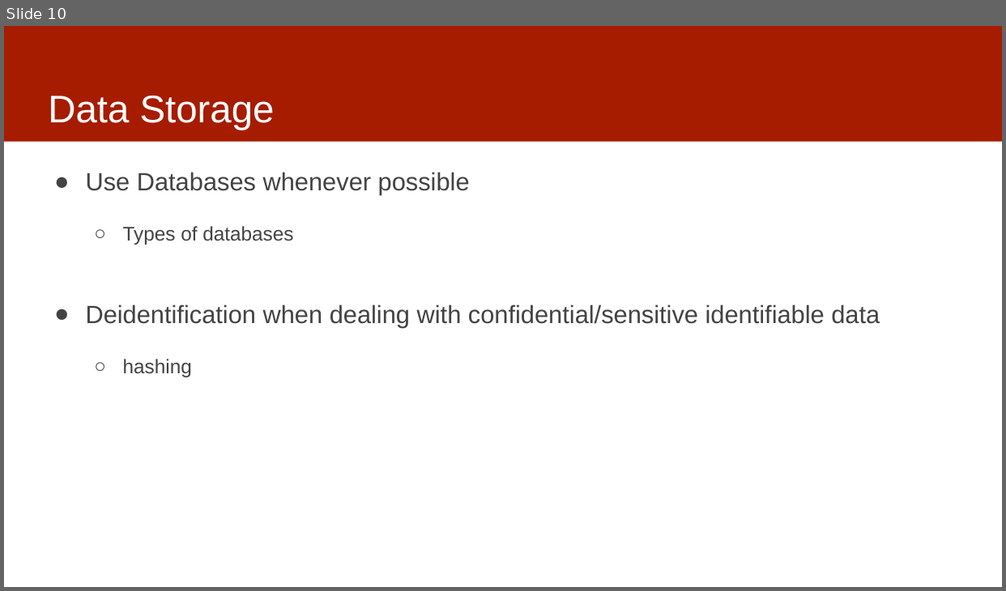
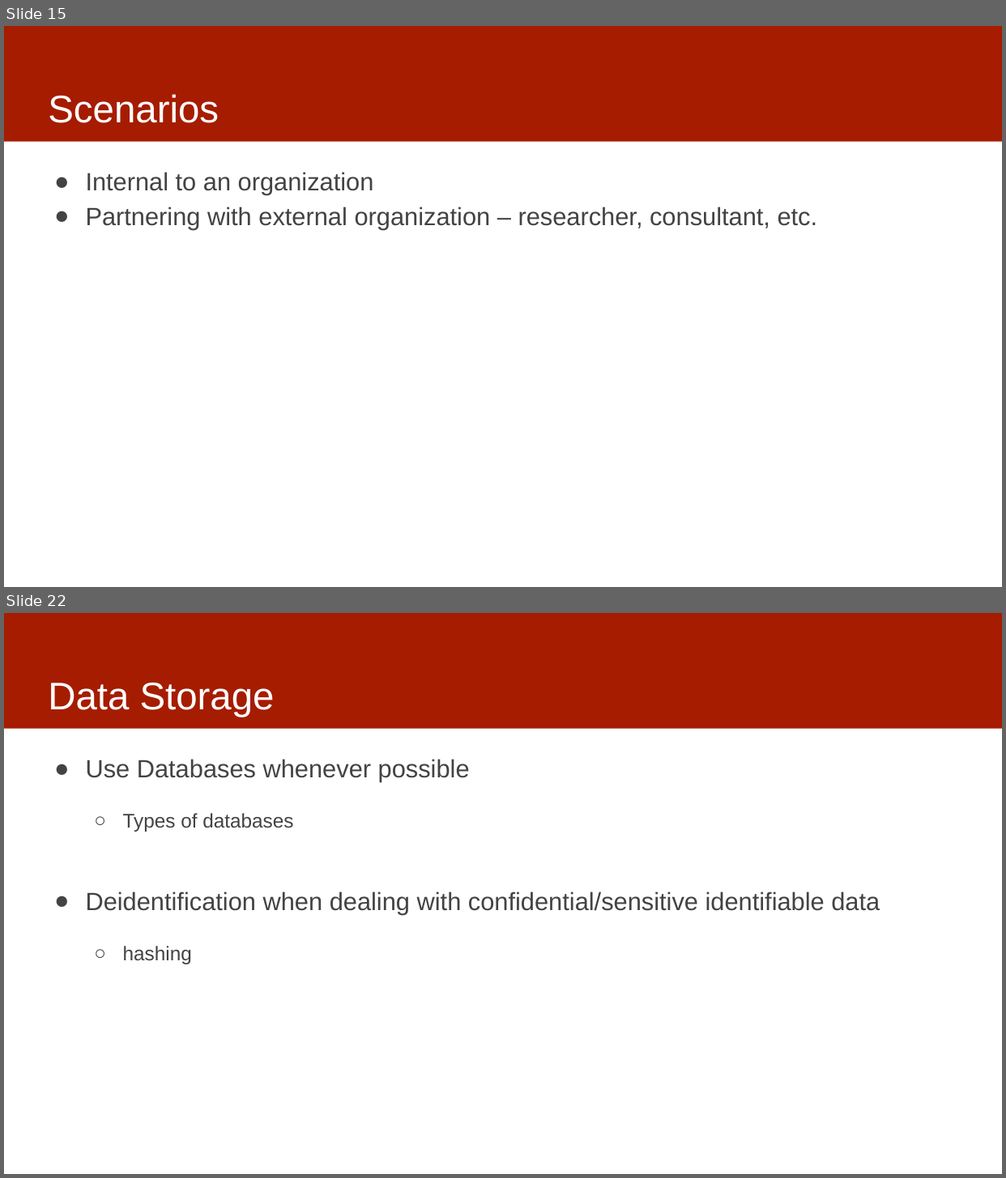
Before and after one commit to dssg/MLinPractice, a slide deck: Lectures/Lecture3-Data.pptx. Shown one above the other, each under a label of ours: slide 10 before the commit, slides 15 and 22 after it; the slides between them are not shown. The pictures are 1006x591 and 1006x1178 pixels, drawn with LibreOffice and Linux fonts; fonts in the diff are those of the drawing. Boxes give left, top, right and bottom in pixels: in the first picture for what was removed or moved away, otherwise in the second. Text is boxed around its words. In the diff, an @@ line names an element or a change of style, - is before the commit and + after.

```diff
--- a/Lectures/Lecture3-Data.pptx
+++ b/Lectures/Lecture3-Data.pptx
@@ slide 15 added at box(4, 26, 1002, 587), background #FFFFFF; not listed: 1 template element that a slide beside it also shows @@
@@ title added at box(48, 94, 219, 123), 37 pt, text #FFFFFF @@
+Scenarios
@@ text added at box(86, 172, 818, 230), 24 pt, text #434343 @@
+● Internal to an organization
+● Partnering with external organization – researcher, consultant, etc.
@@ what was slide 10 is now slide 22 @@
```
Also in this commit, not shown: 2 slides changed, 12 other slides added.
